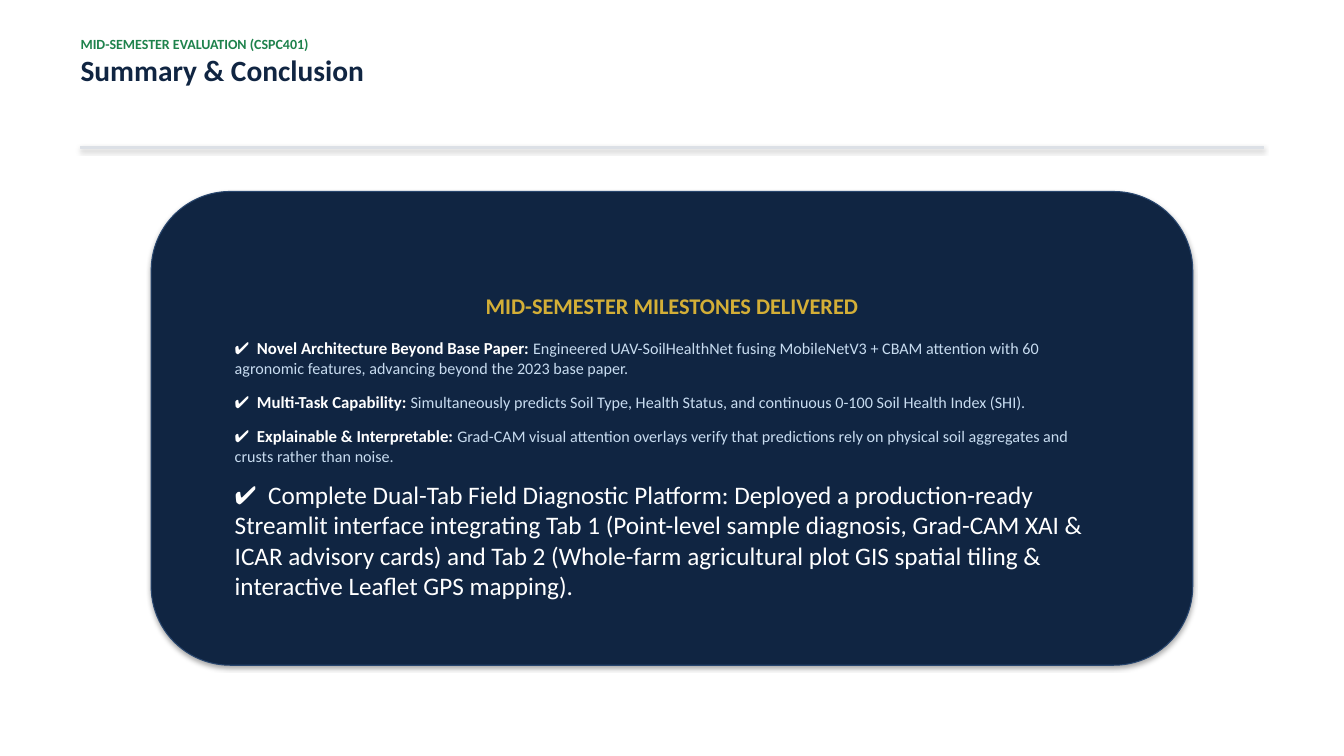
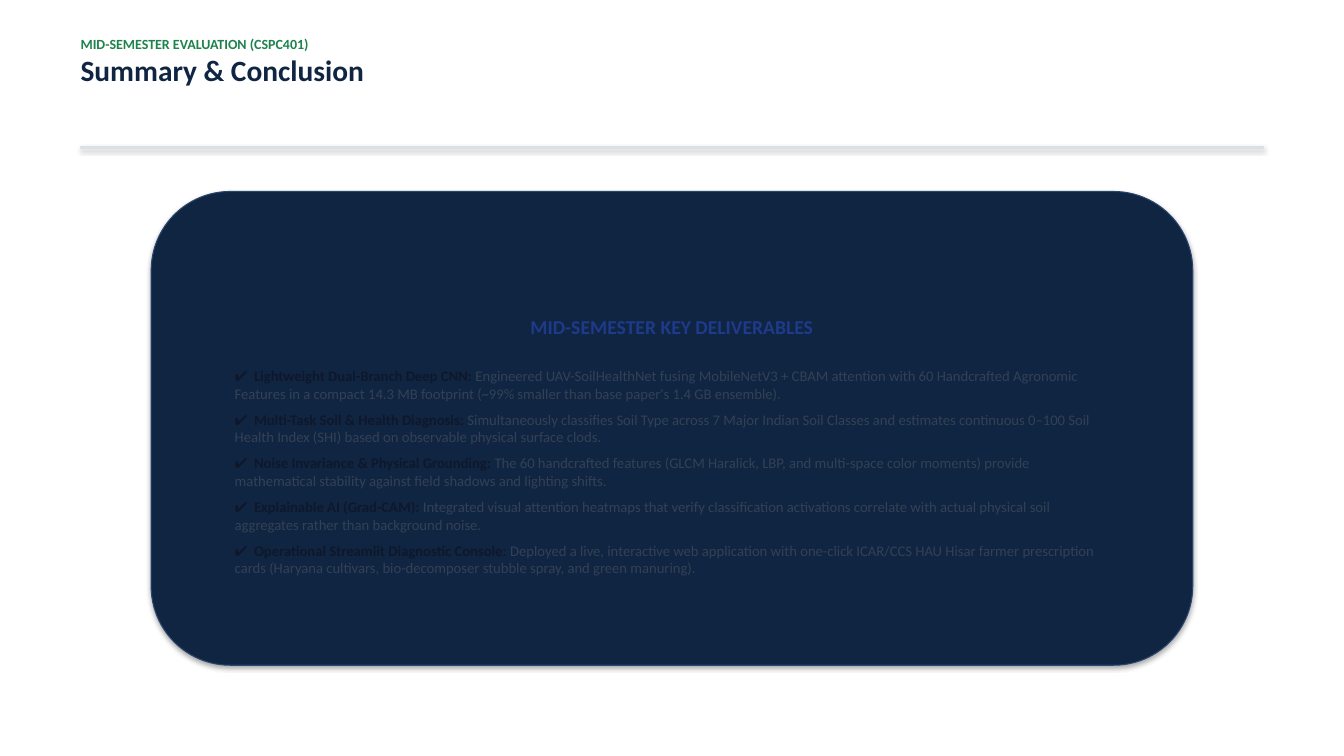
Before and after one commit to Naveen-Beniwal/soil-project1, a slide deck: slide 11 of Mid_Sem_Presentation_CSPC401.pptx (slide 13 before the commit). Drawn at 1344x756 pixels with LibreOffice and Linux fonts; fonts in the diff are those of the drawing. Boxes give left, top, right and bottom in pixels: in the first picture for what was removed or moved away, otherwise in the second. Text is boxed around its words. In the diff, an @@ line names an element or a change of style, - is before the commit and + after.

Commit message:
Streamline presentation and report for Mid-Sem 1: remove plot GIS mapping and future phase references, focusing strictly on 60-feature deep CNN, 7 soil types, and ICAR advisory

```diff
--- a/Mid_Sem_Presentation_CSPC401.pptx
+++ b/Mid_Sem_Presentation_CSPC401.pptx
@@ text in rounded rectangle at [235,299,1068,600]: text removed @@
-MID-SEMESTER MILESTONES DELIVERED
-✔ Novel Architecture Beyond Base Paper: Engineered UAV-SoilHealthNet fusing MobileNetV3 + CBAM attention with 60 agronomic features, advancing beyond the 2023 base paper.
-✔ Multi-Task Capability: Simultaneously predicts Soil Type, Health Status, and continuous 0-100 Soil Health Index (SHI).
-✔ Explainable & Interpretable: Grad-CAM visual attention overlays verify that predictions rely on physical soil aggregates and crusts rather than noise.
-✔ Complete Dual-Tab Field Diagnostic Platform: Deployed a production-ready Streamlit interface integrating Tab 1 (Point-level sample diagnosis, Grad-CAM XAI & ICAR advisory cards) and Tab 2 (Whole-farm agricultural plot GIS spatial tiling & interactive Leaflet GPS mapping).
```
Also in this commit, not shown: 5 other slides changed, 2 slides removed, 3 other files.
